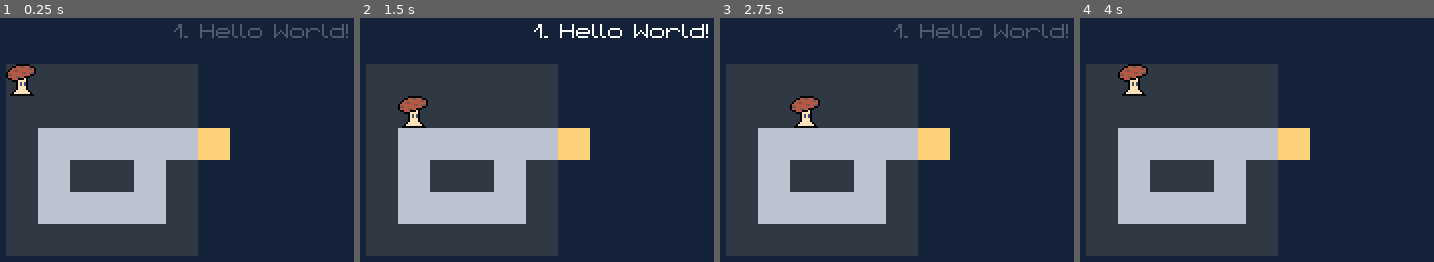
Above: before the commit, frames 1-4 (left to right).
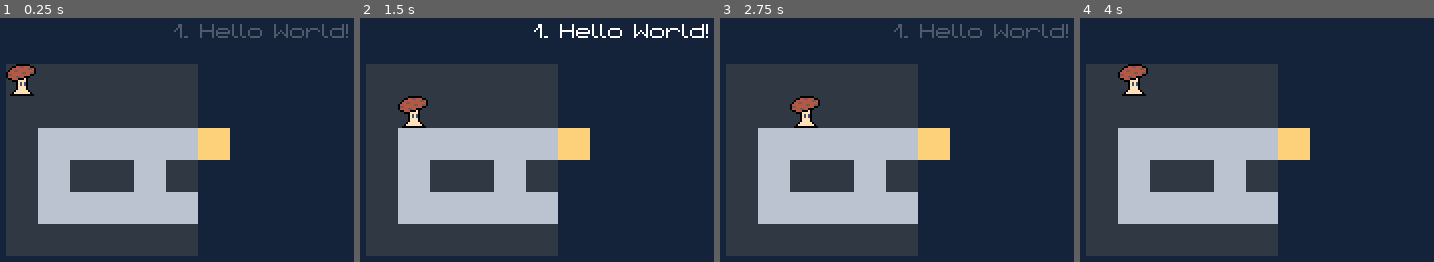
Above: after the commit, the same moments.

Repository: SolidGoose/mushroom-cave
Game: Godot game, scene res://Scenes/level_1.tscn
Two runs of this game, one before a commit and one after it. Both use one fixed random seed, a clock stepped at 60 frames per second and the inputs below.
Inputs:
- Up to frame 1 (0.25 s): no input
- Up to frame 2 (1.5 s): hold D (Right) 0.53-1.28 s; tap Enter at 1.25 s; hold S (Down) from 1.28 s (still down)
- Up to frame 3 (2.75 s): tap Space at 2 s; release S (Down) at 2.03 s; hold D (Right) from 2.03 s (still down)
- Up to frame 4 (4 s): release D (Right) at 2.78 s; hold W (Up) 2.78-3.53 s; tap Enter at 3.5 s; hold A (Left) from 3.53 s (still down)

The runs differ from the first frame. In frame 1, 1.2% of the frame differs, in the area x 46-56%, y 71-85%; in frame 2, 1.2%; in frame 3, 1.2%; in frame 4, 1.2%.

Commit message:
fix out of bounds issue

Diff:
--- a/Scenes/level_1.tscn
+++ b/Scenes/level_1.tscn
@@ -28,7 +28,7 @@
 [node name="Level1" type="Node2D"]
 
 [node name="TileMapLayer" type="TileMapLayer" parent="."]
-tile_map_data = PackedByteArray("AAACAAMAAAABAAcAAAADAAMAAAA …(824 unchanged characters)… HAAQAAAAIAAEAAAAHAAUAAAABAAcAAAAHAAYAAAABAAcAAAAGAAYAAAAIAAEAAAAGAAUAAAAIAAEAAAAGAAc …(2911 unchanged characters)…
+tile_map_data = PackedByteArray("AAACAAMAAAABAAcAAAADAAMAAAA …(824 unchanged characters)… HAAQAAAAIAAEAAAAHAAUAAAABAAcAAAAHAAYAAAAIAAEAAAAGAAYAAAAIAAEAAAAGAAUAAAAIAAEAAAAGAAc …(2911 unchanged characters)…
 tile_set = SubResource("TileSet_6444e")
 
 [node name="Finish" parent="." instance=ExtResource("3_xfk5q")]
--- a/Scripts/mushroom.gd
+++ b/Scripts/mushroom.gd
@@ -30,9 +30,8 @@
 			pos = tml.local_to_map(global_position)
 
 		if is_ice_next(dir, pos):
-			print("is ice next")
 			var len = get_ice_length(dir, pos)
-			var speed = 0.2*(len+1) # change 0.2 to what speed you want
+			var speed = 0.185*(len+1) # change 0.2 to what speed you want
 			dir = dir*(len+1) # this is hacky i know
 			_move(dir, speed)
 		else:
@@ -45,26 +44,33 @@
 		return cell_type == ICE_CELL_TYPE
 	return false
 
-func is_ice_next(dir: Vector2, currpos: Vector2):
-	var pos = Vector2(dir.x+currpos.x, dir.y+currpos.y)
-	return is_ice(pos)
+func is_ice_next(dir: Vector2, pos: Vector2):
+	var pos_new = Vector2(dir.x+pos.x, dir.y+pos.y)
+	return is_ice(pos_new)
 
-func get_ice_length(dir: Vector2, currpos: Vector2):
-	var i = currpos.x
-	var j = currpos.y
+func is_tile(pos: Vector2, TILE_TYPE: Vector2i):
+	var cell_type = tml.get_cell_atlas_coords(pos)
+	if cell_type != Vector2i(-1, -1):
+		return cell_type == TILE_TYPE
+	return false
+
+func get_ice_length(dir: Vector2, pos: Vector2):
+	var i = pos.x
+	var j = pos.y
 	var len = 0
-	print(i,j)
+
 	while i >= 0 and j >= 0:
 		i = i + dir.x
 		j = j + dir.y
-		var cell_type = tml.get_cell_atlas_coords(Vector2i(i, j))
-		if cell_type == Vector2i(-1, -1) or cell_type != ICE_CELL_TYPE:
-			return len
-			#print('0')
+		var curr_pos = Vector2i(i,j)
+		var cell_type = tml.get_cell_atlas_coords(curr_pos)
+		if cell_type == ICE_CELL_TYPE:
+			len += 1
 		else:
-			if cell_type == ICE_CELL_TYPE:
-				len += 1
-			#print('1')
+			if is_tile(curr_pos, FLOOR_CELL_TYPE):
+				return len
+			elif is_tile(curr_pos, WALL_CELL_TYPE):
+				return len-1
 	return len
 
 func _move(dir: Vector2, speed: float=0.2):
Not shown: 1 places in Scenes/level_1.tscn that only renumber resources
Not shown, changed: Sprites/finish.png.import
Not shown, changed: Sprites/mushroom-idle.png.import
Not shown, changed: Sprites/tilemap.png.import
